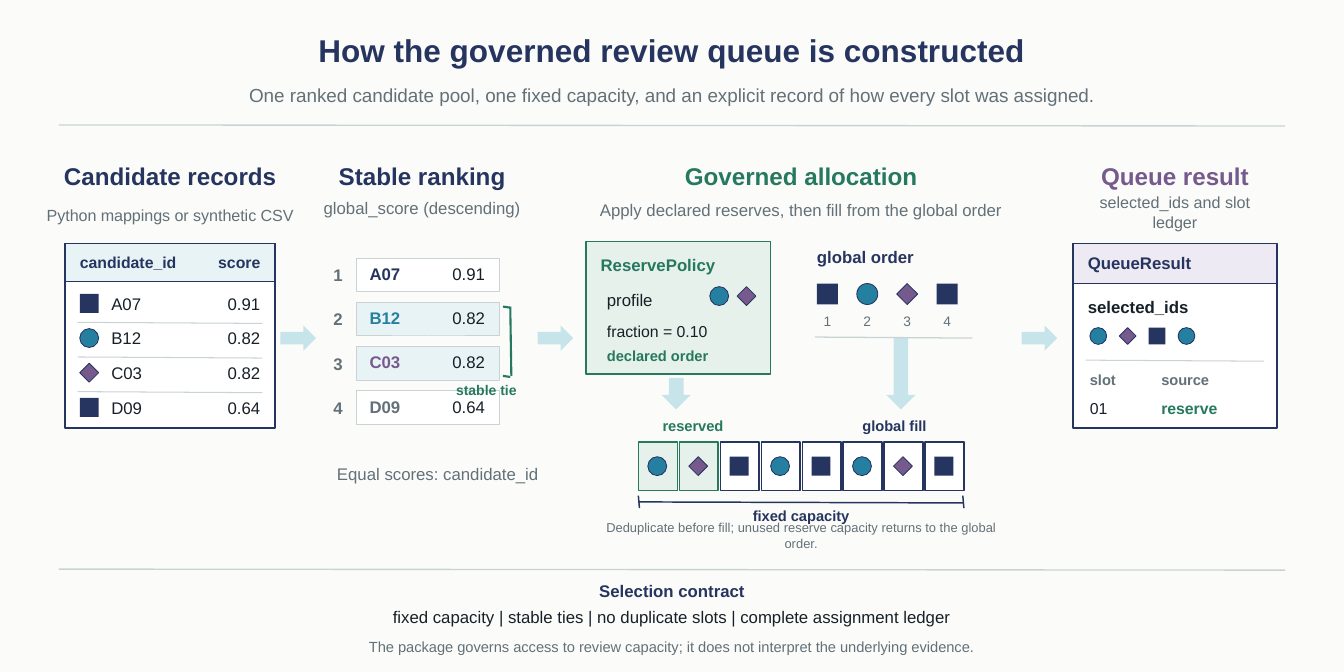
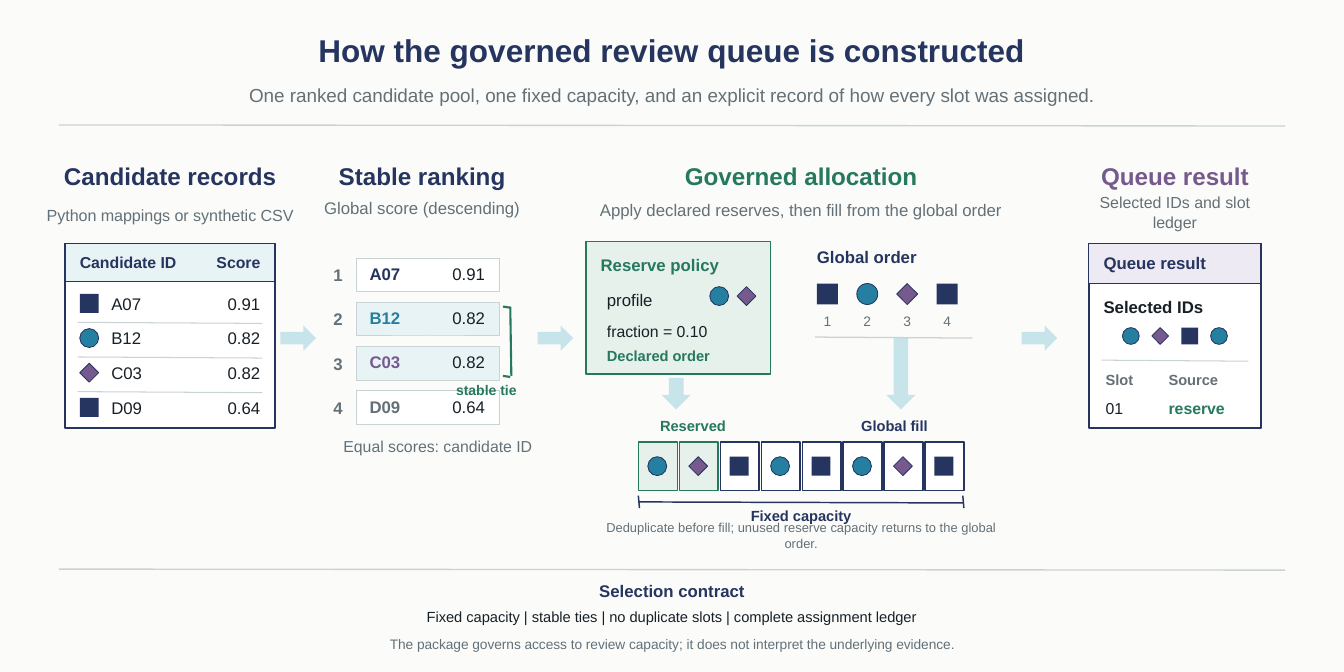
Before and after one commit to SiqiLi77/governed-wastewater-review-queues, a slide deck: slide 1 of docs/source/repository_overview_editable.pptx. Drawn at 1344x672 pixels with LibreOffice and Linux fonts; fonts in the diff are those of the drawing. Boxes give left, top, right and bottom in pixels: in the first picture for what was removed or moved away, otherwise in the second. Text is boxed around its words. In the diff, an @@ line names an element or a change of style, - is before the commit and + after.

```diff
--- a/docs/source/repository_overview_editable.pptx
+++ b/docs/source/repository_overview_editable.pptx
@@ text at bbox=[324, 202, 520, 218]: text changed @@
-global_score (descending)
+Global score (descending)
@@ text at bbox=[1100, 196, 1250, 231]: text changed; size 11.5 to 11.4 pt @@
-selected_ids and slot ledger
+Selected IDs and slot ledger
@@ text at bbox=[80, 256, 177, 268]: text changed @@
-candidate_id
+Candidate ID
@@ text at bbox=[216, 257, 260, 268]: text changed @@
-score
+Score
@@ text at bbox=[601, 259, 718, 275]: text changed @@
-ReservePolicy
+Reserve policy
@@ text at bbox=[817, 251, 917, 263]: text changed @@
-global order
+Global order
@@ rectangle: place and size @@
-rectangle at bbox=[1074, 244, 1277, 429]
+rectangle at bbox=[1089, 244, 1261, 429]
@@ rectangle: place and size @@
-rectangle at bbox=[1074, 244, 1277, 284]
+rectangle at bbox=[1089, 244, 1261, 284]
@@ text at bbox=[1104, 257, 1206, 273]: text changed @@
-QueueResult
+Queue result
@@ text at bbox=[1104, 301, 1203, 313]: text changed @@
-selected_ids
+Selected IDs
@@ 1 rectangle, 1 ellipse, 1 diamond: place and size @@
-1 rectangle, 1 ellipse, 1 diamond at bbox=[1090, 328, 1167, 345]
+1 rectangle, 1 ellipse, 1 diamond at bbox=[1123, 328, 1199, 345]
@@ ellipse: place and size @@
-ellipse at bbox=[1179, 328, 1196, 345]
+ellipse at bbox=[1211, 328, 1228, 345]
@@ text at bbox=[607, 350, 710, 361]: text changed @@
-declared order
+Declared order
@@ line moved from (1086, 360) - (1264, 361) to (1102, 360) - (1249, 361) @@
@@ text at bbox=[1106, 374, 1134, 385]: text changed @@
-slot
+Slot
@@ text at bbox=[1169, 375, 1218, 385]: text changed @@
-source
+Source
@@ text "01": place and size @@
-text "01" at bbox=[1090, 403, 1108, 414]
+text "01" at bbox=[1106, 403, 1124, 414]
@@ text "reserve": place and size @@
-text "reserve" at bbox=[1161, 405, 1217, 414]
+text "reserve" at bbox=[1169, 405, 1225, 414]
@@ text at bbox=[343, 440, 532, 455]: text changed; size 12 to 11.2 pt @@
-Equal scores: candidate_id
+Equal scores: candidate ID
@@ text at bbox=[660, 420, 726, 431]: text changed @@
-reserved
+Reserved
@@ text at bbox=[861, 420, 928, 431]: text changed @@
-global fill
+Global fill
@@ text at bbox=[751, 510, 851, 524]: text changed @@
-fixed capacity
+Fixed capacity
@@ text at bbox=[427, 611, 917, 625]: text changed; size 12 to 10.5 pt @@
-fixed capacity | stable ties | no duplicate slots | complete assignment ledger
+Fixed capacity | stable ties | no duplicate slots | complete assignment ledger
@@ text "The package governs access to ..." at bbox=[390, 639, 954, 652]: size 10.5 to 9.8 pt @@
```
Also in this commit, not shown: 2 other files.
